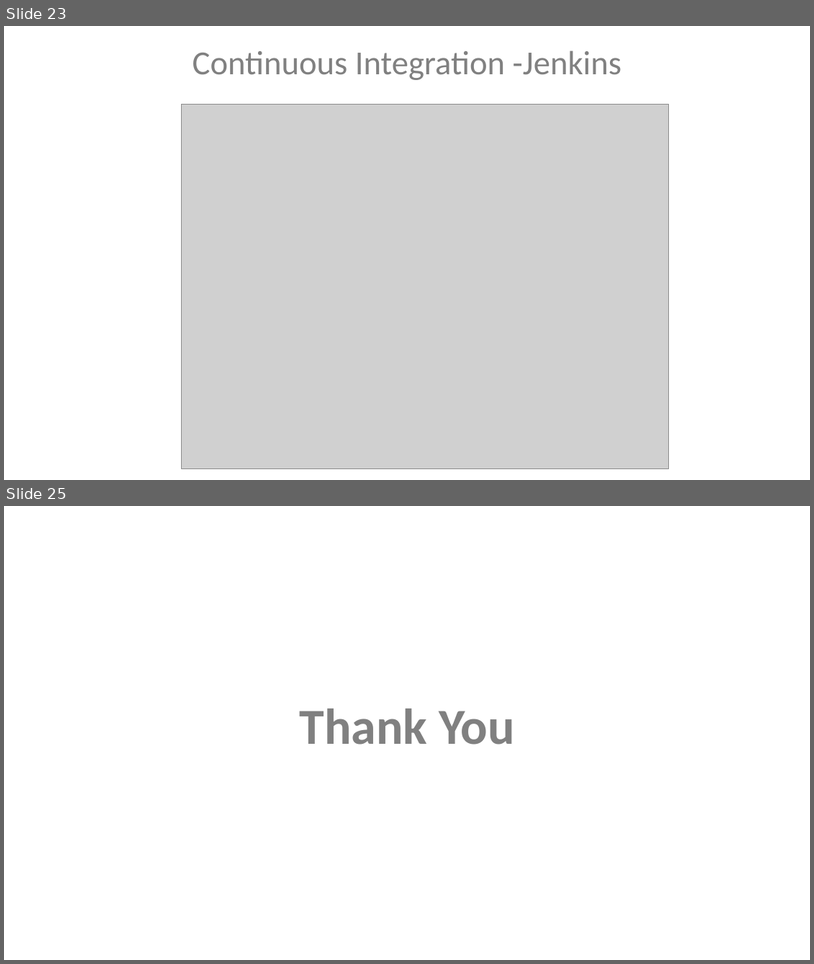
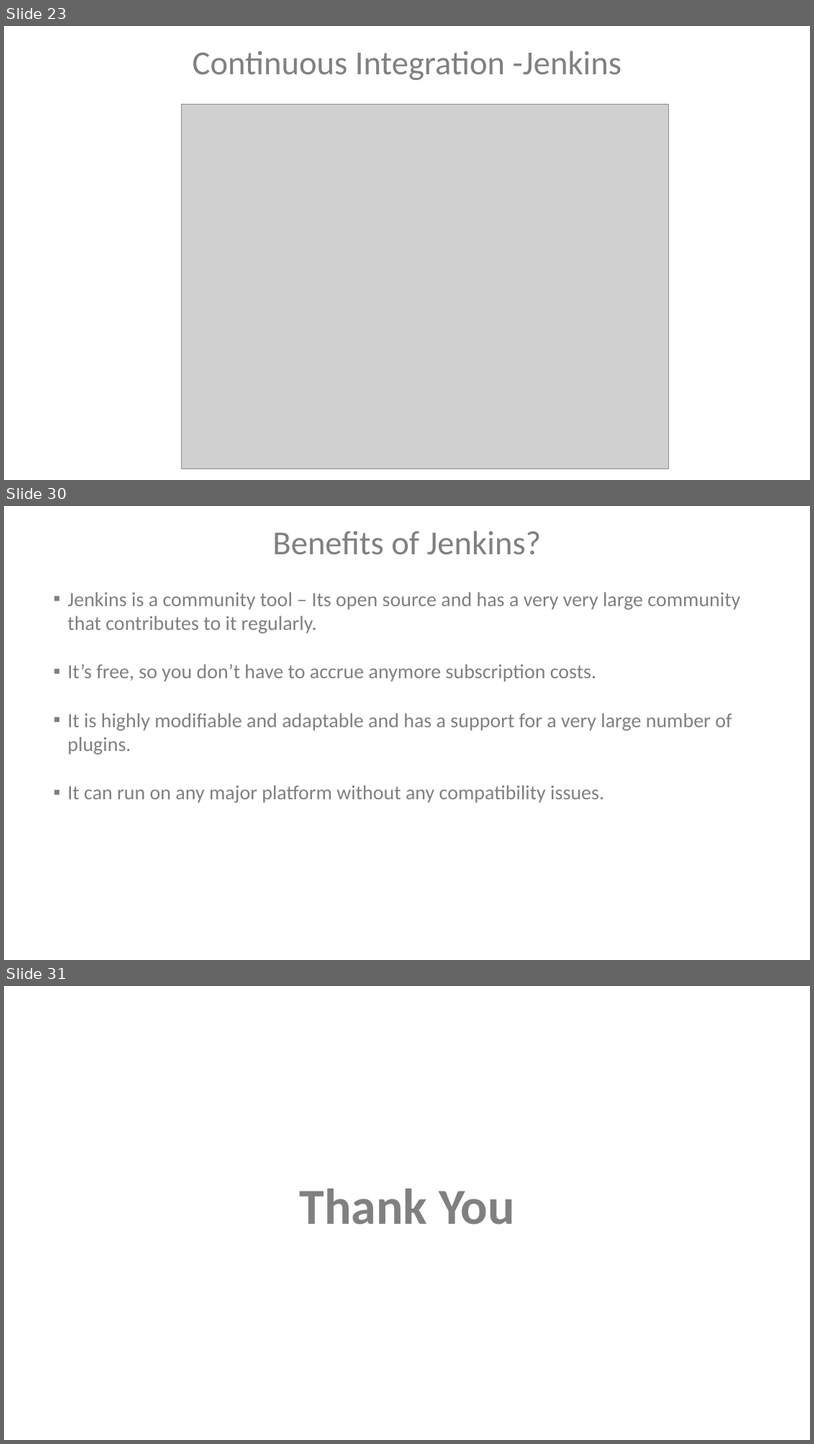
Before and after one commit to VaijinathHarbak/DevOpsDemo, a slide deck: DevOps.pptx. Shown one above the other, each under a label of ours: slides 23 and 25 before the commit, slides 23, 30 and 31 after it; the slides between them are not shown. The pictures are 814x964 and 814x1444 pixels, drawn with LibreOffice and Linux fonts; fonts in the diff are those of the drawing; grey boxes stand for pictures. Boxes give left, top, right and bottom in pixels: in the first picture for what was removed or moved away, otherwise in the second. Text is boxed around its words. In the diff, an @@ line names an element or a change of style, - is before the commit and + after.

```diff
--- a/DevOps.pptx
+++ b/DevOps.pptx
@@ slide 30 added at (4, 506, 810, 960), background #FFFFFF @@
@@ text added at (273, 530, 542, 555), 40 pt, text #808080 @@
+Benefits of Jenkins?
@@ text added at (67, 592, 741, 803), 24 pt, text #808080 @@
+  ▪ Jenkins is a community tool – Its open source and has a very very large community that contributes to it regularly.
+  ▪ It’s free, so you don’t have to accrue anymore subscription costs.
+  ▪ It is highly modifiable and adaptable and has a support for a very large number of plugins.
+  ▪ It can run on any major platform without any compatibility issues.
@@ what was slide 25 is now slide 31 @@
```
Also in this commit, not shown: 1 slide changed, 5 other slides added, 1 other file.
